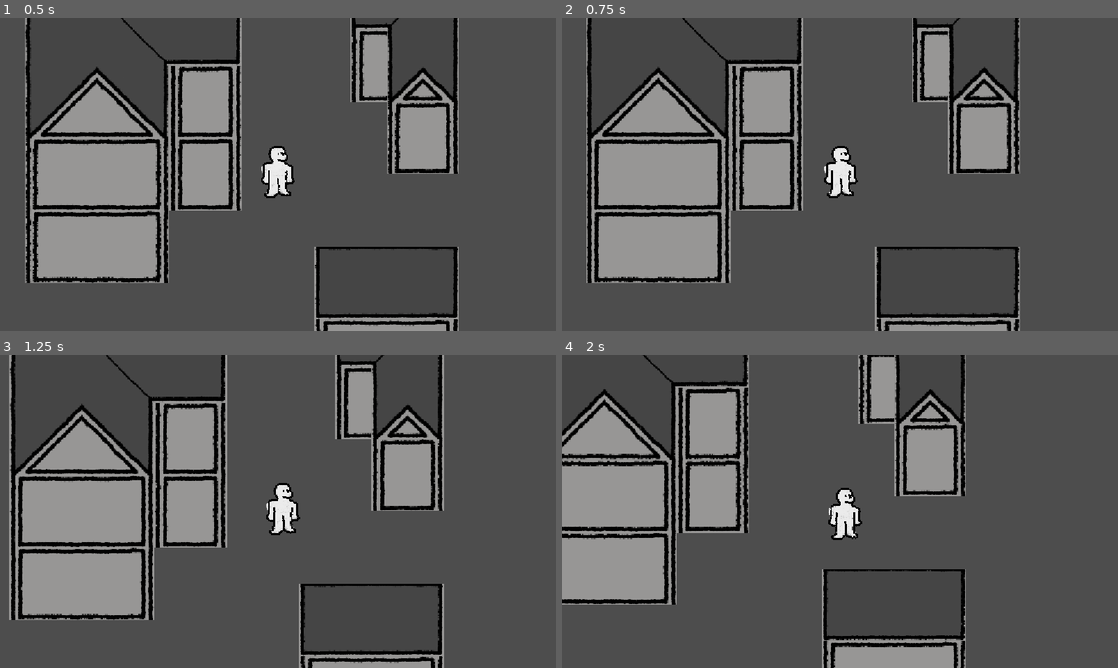
Above: before the commit, frames 1-4 (two rows, left to right).
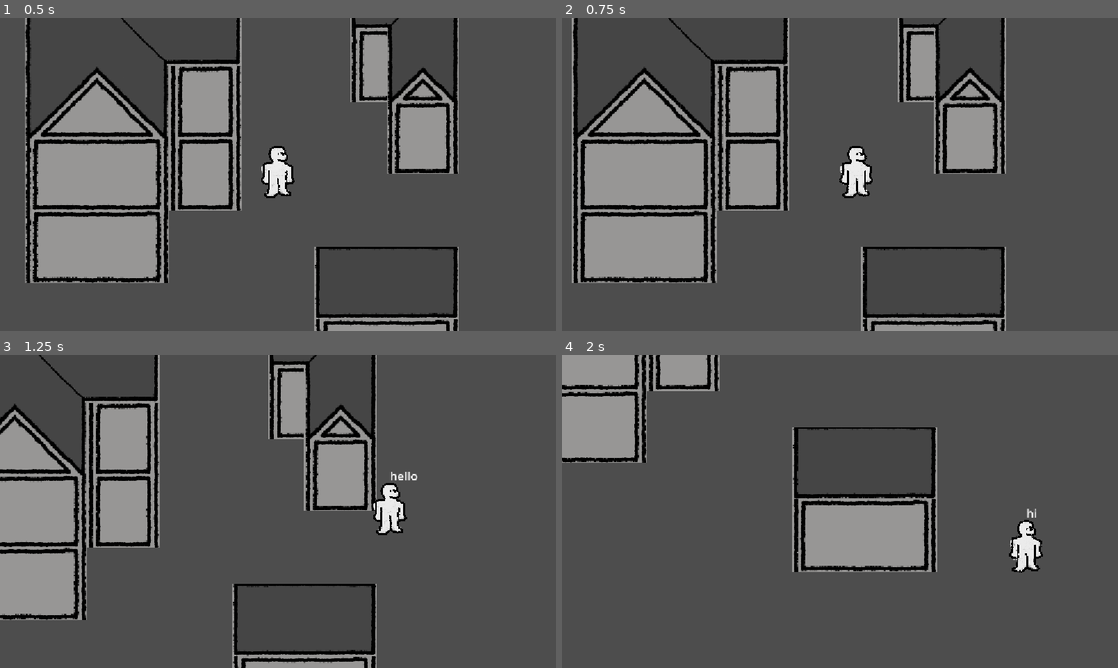
Above: after the commit, the same moments.

Repository: bobthefroog/ogpcpjlk
Game: Godot game, scene res://main.tscn
Two runs of this game, one before a commit and one after it. Both use one fixed random seed, a clock stepped at 60 frames per second and the inputs below.
Inputs (mouse positions are in pixels of both pictures, inside the frame that each line leads up to):
- Up to frame 1 (0.5 s): no input
- Up to frame 2 (0.75 s): tap Enter at 0.5 s; move the mouse to (962, 158) at 0.52 s; hold D (right) from 0.53 s (still down); click (962, 158) at 0.6 s
- Up to frame 3 (1.25 s): keep holding D (right)
- Up to frame 4 (2 s): move the mouse to (728, 527) at 1.27 s; release D (right) at 1.28 s; hold S (down) from 1.28 s (still down); click (728, 527) at 1.35 s

Frame 1 is identical in both runs. In frame 2, 17% of the frame differs, in the area x 1-83%, y 0-100%; in frame 3, 31%; in frame 4, 36%, in the area x 0-87%, y 0-100%.

Commit message:
talking
added speach bubble things

Diff:
--- a/main.tscn
+++ b/main.tscn
@@ -2,7 +2,12 @@
 
 [ext_resource type="PackedScene" uid="uid://ceieb84kqd438" path="res://player.tscn" id="1_0xm2m"]
 [ext_resource type="Script" uid="uid://c0ec7j6n6gtji" path="res://player.gd" id="2_h2yge"]
+[ext_resource type="PackedScene" uid="uid://dqu1fgmwtpdxr" path="res://ptalk.tscn" id="3_1bvp3"]
 [ext_resource type="PackedScene" uid="uid://6we7bvbaucve" path="res://testarea.tscn" id="3_h2yge"]
+[ext_resource type="Script" uid="uid://do3g7wsdcb0jo" path="res://ptalk.gd" id="4_lquwl"]
+
+[sub_resource type="CircleShape2D" id="CircleShape2D_msgtk"]
+radius = 144.36066
 
 [node name="Main" type="Node2D" unique_id=1163750303]
 
@@ -19,4 +24,18 @@
 position_smoothing_enabled = true
 position_smoothing_speed = 8.0
 
+[node name="Ptalk" parent="Player" unique_id=1043364333 instance=ExtResource("3_1bvp3")]
+z_index = 10
+position = Vector2(0, -76)
+script = ExtResource("4_lquwl")
+
 [node name="testarea" parent="." unique_id=450002822 instance=ExtResource("3_h2yge")]
+
+[node name="Area2D" type="Area2D" parent="." unique_id=1059738396]
+position = Vector2(256, 77)
+
+[node name="CollisionShape2D" type="CollisionShape2D" parent="Area2D" unique_id=1143368669]
+shape = SubResource("CircleShape2D_msgtk")
+
+[connection signal="body_entered" from="Area2D" to="Player" method="_on_area_2d_body_entered"]
+[connection signal="body_entered" from="Area2D" to="Player/Ptalk" method="_on_area_2d_body_entered"]
--- a/player.gd
+++ b/player.gd
@@ -1,13 +1,13 @@
 extends CharacterBody2D
 
-var speed = 2
+var speed = 50
 var maxspeed = 300
 
 func _process(delta: float) -> void:
 	var dir = Vector2(Input.get_axis("left", "right"),Input.get_axis("up", "down")).normalized()
 
 	velocity += dir*speed
-	velocity /= 1.005
+	velocity /= 1.1
 
 	#var target = dir*maxspeed
 	#velocity = velocity.move_toward(target, speed)
--- a/project.godot
+++ b/project.godot
@@ -42,6 +42,12 @@
 "events": [Object(InputEventKey,"resource_local_to_scene":false,"resource_name":"","device":-1,"window_id":0,"alt_press …(192 unchanged characters)…
 ]
 }
+TalkNext={
+"deadzone": 0.2,
+"events": [Object(InputEventMouseButton,"resource_local_to_scene":false,"resource_name":"","device":-1,"window_id":0,"alt_pressed":false,"shift_pressed":false,"ctrl_pressed":false,"meta_pressed":false,"button_mask":1,"position":Vector2(126, 11),"global_position":Vector2(138, 71),"factor":1.0,"button_index":1,"canceled":false,"pressed":true,"double_click":false,"script":null)
+, Object(InputEventKey,"resource_local_to_scene":false,"resource_name":"","device":-1,"window_id":0,"alt_pressed":false,"shift_pressed":false,"ctrl_pressed":false,"meta_pressed":false,"pressed":false,"keycode":0,"physical_keycode":4194309,"key_label":0,"unicode":0,"location":0,"echo":false,"script":null)
+]
+}
 
 [physics]
 
--- /dev/null
+++ b/ptalk.gd
@@ -0,0 +1,26 @@
+extends Node2D
+
+var inconv = 0
+var speak = 0
+var conv1 = ["hello", "hi", "bye"]
+
+
+# Called when the node enters the scene tree for the first time.
+func _ready() -> void:
+	$Label.text = ""
+	speak = 0
+
+# Called every frame. 'delta' is the elapsed time since the previous frame.
+func _process(delta: float) -> void:
+	if inconv == 1:
+		$Label.text = conv1[speak]
+		if Input.is_action_just_pressed("TalkNext") :
+			if speak < (len(conv1)-1):
+				speak += 1
+			else:
+				$Label.text = ""
+				speak = 0
+
+
+func _on_area_2d_body_entered(body: Node2D) -> void:
+	inconv = 1
--- /dev/null
+++ b/ptalk.tscn
@@ -0,0 +1,15 @@
+[gd_scene format=3 uid="uid://dqu1fgmwtpdxr"]
+
+[sub_resource type="LabelSettings" id="LabelSettings_msgtk"]
+font_size = 32
+
+[node name="Ptalk" type="Node2D" unique_id=1043364333]
+
+[node name="Label" type="Label" parent="." unique_id=824755128]
+offset_top = -189.0
+offset_right = 260.0
+text = "
+"
+label_settings = SubResource("LabelSettings_msgtk")
+vertical_alignment = 2
+autowrap_mode = 2
Not shown, added: ptalk.gd.uid
